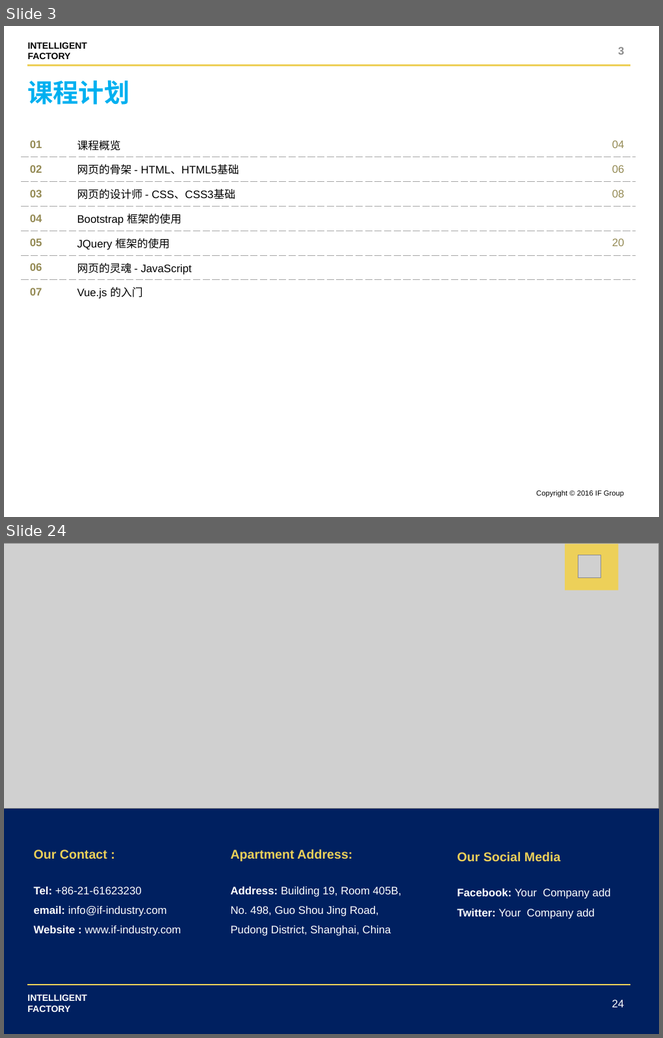
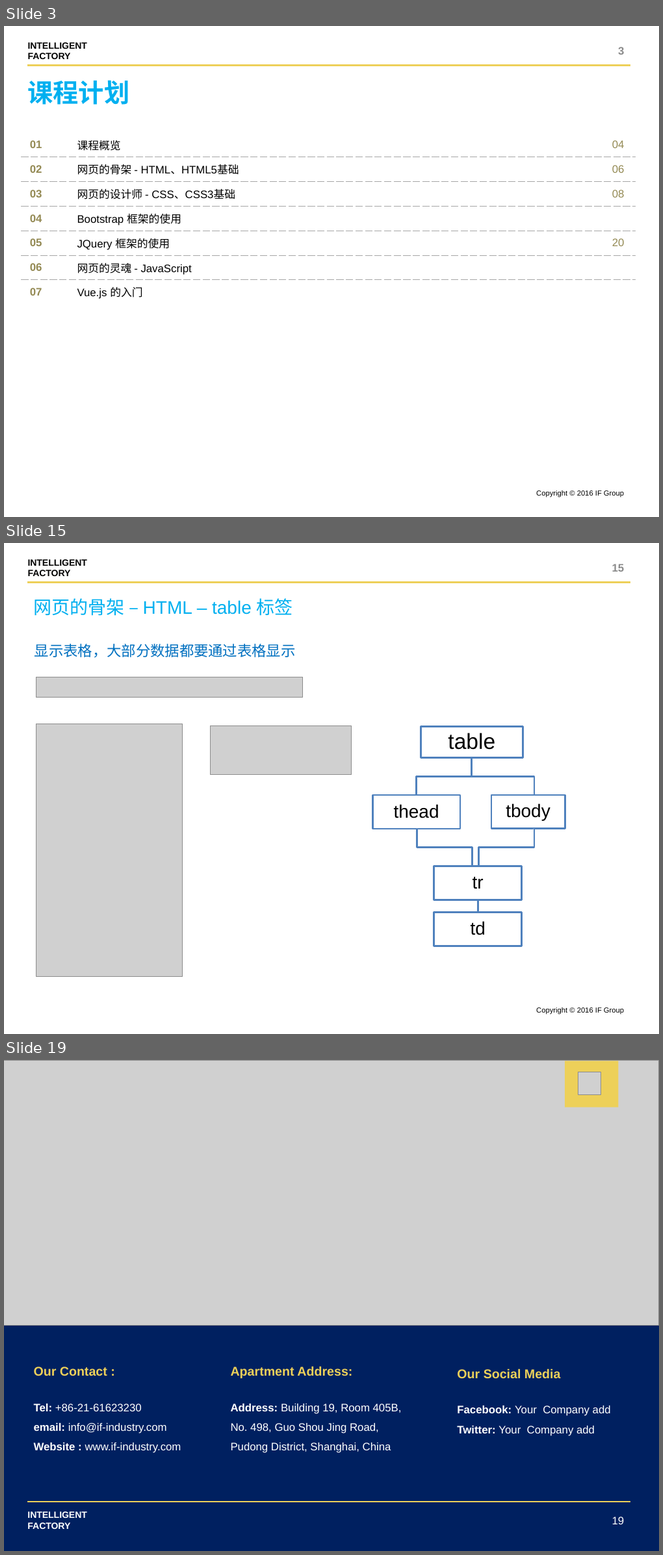
Before and after one commit to shentianyi/CompanyCource, a slide deck: CodeMonkey/cs05 UI前端/UI设计.pptx. Shown one above the other, each under a label of ours: slides 3 and 24 before the commit, slides 3, 15 and 19 after it; the slides between them are not shown. The pictures are 663x1038 and 663x1555 pixels, drawn with LibreOffice and Linux fonts; fonts in the diff are those of the drawing; grey boxes stand for pictures. Boxes give left, top, right and bottom in pixels: in the first picture for what was removed or moved away, otherwise in the second. Text is boxed around its words. In the diff, an @@ line names an element or a change of style, - is before the commit and + after.

Commit message:
html css

```diff
--- a/CodeMonkey/cs05 UI前端/UI设计.pptx
+++ b/CodeMonkey/cs05 UI前端/UI设计.pptx
@@ slide 15 added at [4,543,659,1034], background #FFFFFF; not listed: 3 template elements that a slide beside it also shows @@
@@ page number added at [612,564,625,572], 12 pt, text #8C8C8C, bold @@
+15
@@ text added at [34,598,293,616], 20 pt, text #00B0F0 @@
+网页的骨架 – HTML – table 标签
@@ text added at [35,644,296,658], 16 pt, text #0070C0 @@
+显示表格，大部分数据都要通过表格显示
@@ picture added at [36,678,303,698] @@
@@ picture added at [36,724,183,977] @@
@@ picture added at [211,726,352,775] @@
@@ freeform shape added at [421,726,523,758], fill #FFFFFF, outline #4F81BD 2 pt, 24 pt, text #000000 @@
+table
@@ freeform shape added at [417,758,473,795], fill #FFFFFF, outline #4F81BD 2 pt @@
@@ freeform shape added at [472,758,525,795], fill #FFFFFF, outline #4F81BD 2 pt @@
@@ freeform shape added at [373,795,461,829], fill #FFFFFF, outline #4F81BD 2 pt, 20 pt, text #000000 @@
+thead
@@ freeform shape added at [492,795,565,828], fill #FFFFFF, outline #4F81BD 2 pt, 20 pt, text #000000 @@
+tbody
@@ freeform shape added at [417,826,472,866], fill #FFFFFF, outline #4F81BD 2 pt @@
@@ freeform shape added at [473,826,534,866], fill #FFFFFF, outline #4F81BD 2 pt @@
@@ freeform shape added at [434,866,522,900], fill #FFFFFF, outline #4F81BD 2 pt, 20 pt, text #000000 @@
+tr
@@ freeform shape added at [434,913,522,947], fill #FFFFFF, outline #4F81BD 2 pt, 20 pt, text #000000 @@
+td
@@ line added from (478, 900) to (478, 913), #4F81BD 2 pt @@
@@ what was slide 24 is now slide 19 @@
@@ page number at [612,1517,625,1525]: text changed @@
-24
+19
```
Also in this commit, not shown: 4 slides changed, 10 other slides added, 16 slides removed, 1 other file.
